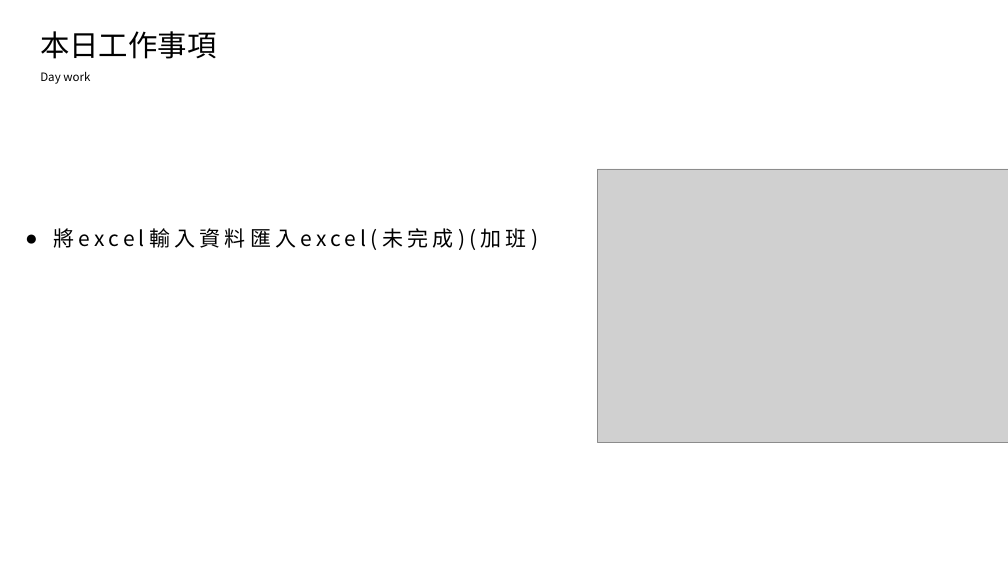
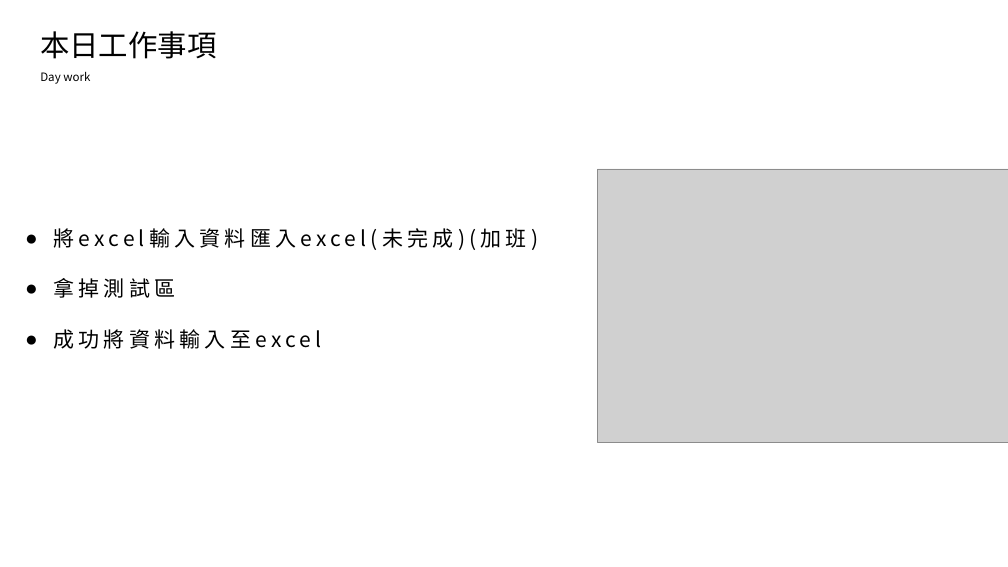
Before and after one commit to ZheHong1021/ExcelSystem, a slide deck: slide 2 of 工作日報_葉柏漢/2021.12/2021.11.30(加班)_2021.12.01工作日報_葉柏漢.pptx. Drawn at 1008x567 pixels with LibreOffice and Linux fonts; fonts in the diff are those of the drawing; grey boxes stand for pictures. Boxes give left, top, right and bottom in pixels: in the first picture for what was removed or moved away, otherwise in the second. Text is boxed around its words. In the diff, an @@ line names an element or a change of style, - is before the commit and + after.

```diff
--- a/工作日報_葉柏漢/2021.12/2021.11.30(加班)_2021.12.01工作日報_葉柏漢.pptx
+++ b/工作日報_葉柏漢/2021.12/2021.11.30(加班)_2021.12.01工作日報_葉柏漢.pptx
@@ text at [53, 278, 321, 349]: paragraphs added @@
+● 拿掉測試區
+● 成功將資料輸入至excel
```
Also in this commit, not shown: 2 slides added, 1 slide removed, 6 other files.
